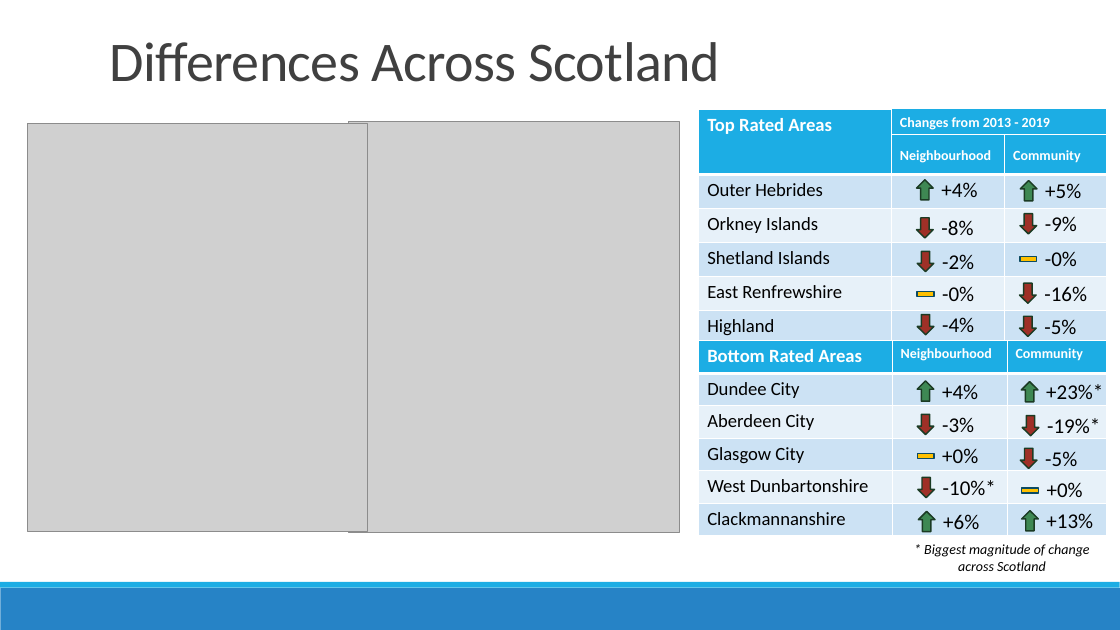
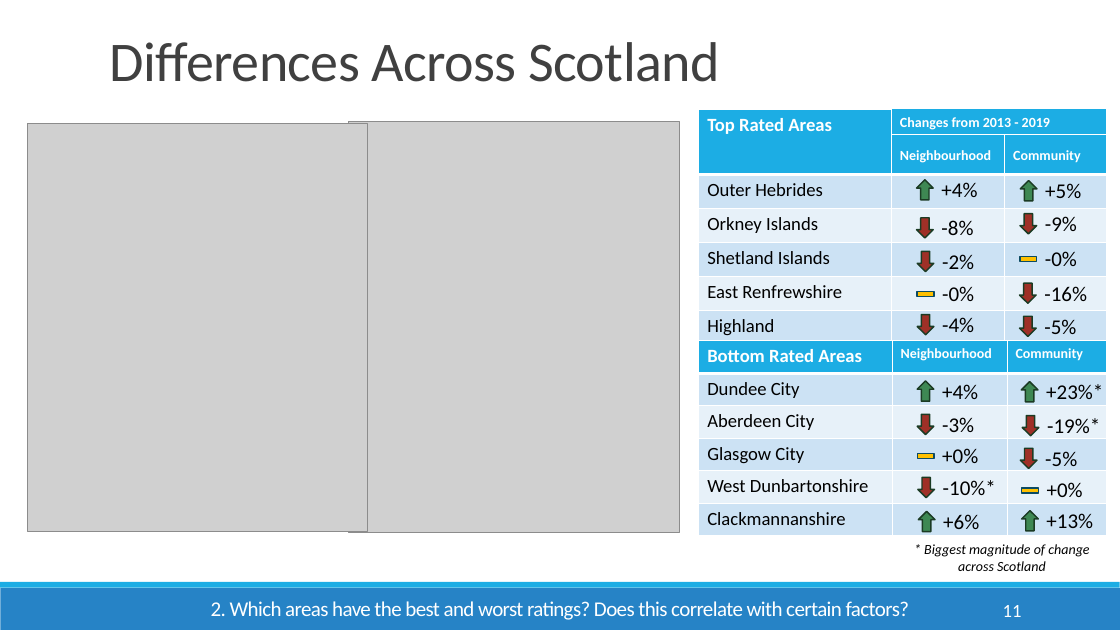
Before and after one commit to Emmz900/scottish_housing_project, a slide deck: slide 11 of presentation/Scottish Household Survey Analysis.pptx (slide 8 before the commit). Drawn at 1120x630 pixels with LibreOffice and Linux fonts; fonts in the diff are those of the drawing; grey boxes stand for pictures. Boxes give left, top, right and bottom in pixels: in the first picture for what was removed or moved away, otherwise in the second. Text is boxed around its words. In the diff, an @@ line names an element or a change of style, - is before the commit and + after.

```diff
--- a/presentation/Scottish Household Survey Analysis.pptx
+++ b/presentation/Scottish Household Survey Analysis.pptx
@@ text added at bbox=[211, 601, 910, 620], 18 pt, text #FFFFFF @@
+2. Which areas have the best and worst ratings? Does this correlate with certain factors?
@@ page number added at bbox=[1003, 605, 1022, 617], 16 pt, text #FFFFFF @@
+11
```
Also in this commit, not shown: 5 other slides changed, 9 slides added, 5 slides removed, 4 other files.
